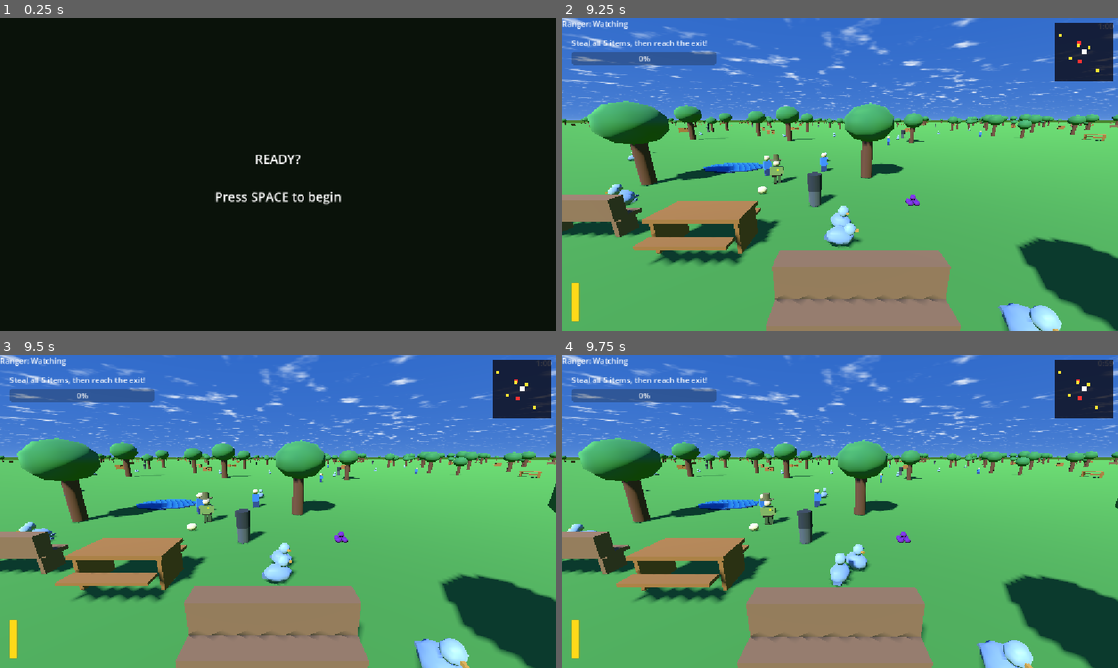
Above: before the commit, frames 1-4 (two rows, left to right).
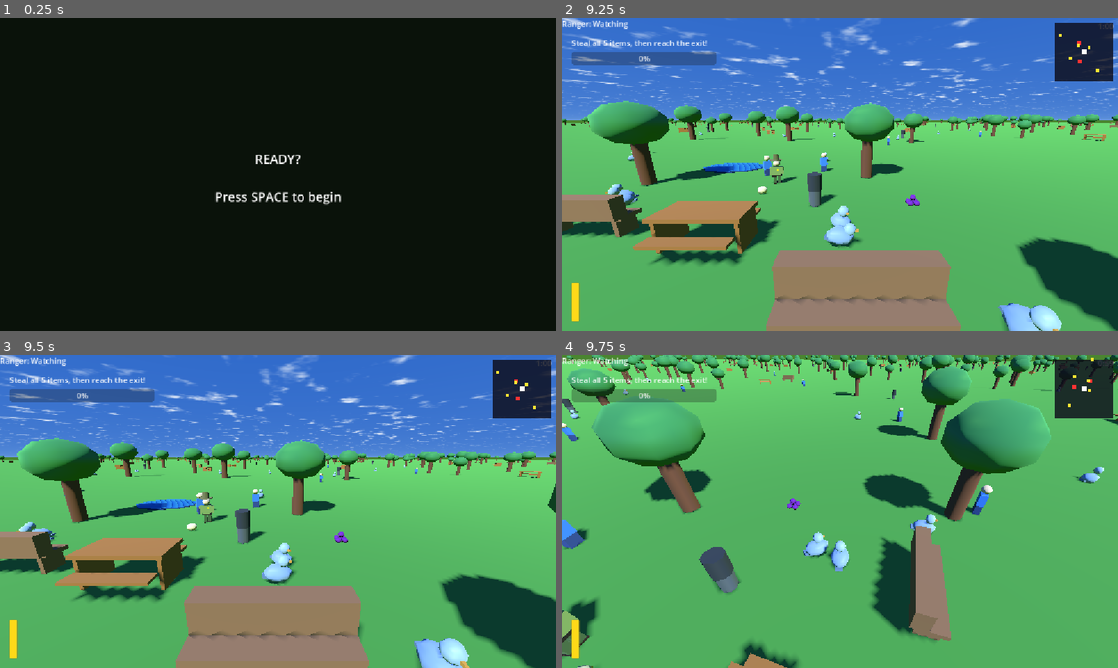
Above: after the commit, the same moments.

Repository: SkippyDoLittle/DontLookHuman
Game: Godot game, scene res://Main.tscn
Same seed, same stepped clock (60 frames per second), same inputs: the game is played once before the commit and once after it. This scene is started directly instead of the project's main scene.
Inputs (mouse positions are in pixels of both pictures, inside the frame that each line leads up to):
- Up to frame 1 (0.25 s): no input
- Up to frame 2 (9.25 s): tap Space at 0.5 s; move the mouse to (962, 158) at 0.52 s; hold D (move_right) 0.53-1.28 s; tap E (peck) at 0.6, 1.35, 2.3, 3.05, 3.6, 7.35, 8.3, 9.05 s; click (962, 158) at 0.67 s; tap Enter (ui_accept) at 0.77, 1.25, 1.52, 3.02, 3.5, 3.77, 7.52, 8, 9.02 s; move the mouse to (728, 190) at 1.27 s; hold S (move_back) 1.28-2.03 s; click (728, 190) at 1.42 s; tap R (restart) at 2, 7.25, 7.9 s; move the mouse to (895, 105) at 2.02 s; hold D (move_right) 2.03-2.78 s; hold Shift (run) 2.03-2.78 s; click (895, 105) at 2.17 s; move the mouse to (812, 237) at 2.77 s; hold W (move_forward) 2.78-3.53 s; tap H at 2.85, 8.85 s; click (812, 237) at 2.92 s; move the mouse to (1006, 221) at 3.52 s; hold A (move_left) 3.53-4.25 s; click (1006, 221) at 3.67 s; tap Escape (pause_game) at 4.15 s; click "RESUME (Escape)" at 4.25 s; click "AUDIO ▶" at 5 s; click "MAIN MENU" at 5.75 s; click "CONTROLS" at 6.5 s; move the mouse to (673, 127) at 7.27 s; hold A (move_left) 7.28-8.03 s; click (673, 127) at 7.42 s; move the mouse to (867, 174) at 8.02 s; hold S (move_back) 8.03-8.78 s; hold Shift (run) 8.03-8.78 s; click (867, 174) at 8.17 s; move the mouse to (756, 96) at 8.77 s; hold D (move_right) from 8.78 s (still down); click (756, 96) at 8.92 s
- Up to frame 3 (9.5 s): keep holding D (move_right)
- Up to frame 4 (9.75 s): move the mouse to (962, 495) at 9.52 s; release D (move_right) at 9.53 s; hold W (move_forward) from 9.53 s (still down); tap E (peck) at 9.6 s; click (962, 495) at 9.67 s

Frames 1-3 are identical in both runs. In frame 4, 65% of the frame differs, in the area x 0-100%, y 0-100%.

Commit message:
Fix core gameplay interaction bugs

Diff:
--- a/Main.tscn
+++ b/Main.tscn
@@ -5,7 +5,6 @@
 [ext_resource type="Script" uid="uid://cqvl4a5y5bpjp" path="res://ranger.gd" id="4_cm0pq"]
 [ext_resource type="Script" uid="uid://s8x4yqy1rlay" path="res://picnic_food.gd" id="5_fos0i"]
 [ext_resource type="Script" uid="uid://dpjy1itkpqr4o" path="res://escape_zone.gd" id="6_escz"]
-[ext_resource type="Script" uid="uid://c0j32a1bf6wsd" path="res://exit_area.gd" id="7_lgr22"]
 [ext_resource type="Script" uid="uid://n0wwguurpwxa" path="res://game_timer.gd" id="8_gtmr1"]
 [ext_resource type="Shader" uid="uid://vuanvjjixpkc" path="res://vignette.gdshader" id="9_vgnt1"]
 [ext_resource type="Shader" path="res://sky.gdshader" id="sky_1"]
@@ -1015,7 +1014,6 @@
 surface_material_override/0 = SubResource("StandardMaterial3D_lgr22")
 
 [node name="ExitArea" type="Area3D" parent="EscapeZone" unique_id=1598190625]
-script = ExtResource("7_lgr22")
 
 [node name="CollisionShape3D" type="CollisionShape3D" parent="EscapeZone/ExitArea" unique_id=636492439]
 shape = SubResource("BoxShape3D_u0gv2")
--- a/escape_zone.gd
+++ b/escape_zone.gd
@@ -1,16 +1,19 @@
-# escape_zone.gd — Attached to the EscapeZone Node3D in Main.tscn
-# Controls portal visibility (hidden until all food collected) and distance-based escape detection.
-# Note: game_timer.gd reads "escaped" from exit_area.gd (the Area3D), not this script.
+# escape_zone.gd — Attached to the reusable EscapeZone scene.
+# Owns portal visibility, its Area3D trigger, and escape validation.
 
 extends Node3D
 
-@export var exit_distance: float = 2.5
+signal player_escaped
 
 @onready var player:          Node3D = get_node("../Player") as Node3D
 @onready var objective_label: Label  = get_node("../HUD/ObjectiveStatus") as Label
+@onready var exit_area:       Area3D = $ExitArea
 
 var escaped:          bool = false
 var _portal_revealed: bool = false   # guard so the reveal chime fires only once
+
+func _ready() -> void:
+	exit_area.body_entered.connect(_on_body_entered)
 
 func _process(_delta: float) -> void:
 	if escaped:
@@ -25,14 +28,16 @@
 		_portal_revealed = true
 		SoundManager.play_portal()
 
-	if items_remaining > 0:
+
+func _on_body_entered(body: Node3D) -> void:
+	if escaped or body != player:
 		return
 
-	# Use 2D (XZ) distance to ignore any tiny Y-axis differences between player and portal.
-	var player_flat := Vector2(player.global_position.x, player.global_position.z)
-	var exit_flat   := Vector2(global_position.x, global_position.z)
+	var items_remaining: int = get_tree().get_nodes_in_group("collectibles").size()
+	if items_remaining > 0:
+		objective_label.text = "%d item(s) still out there — steal them first!" % items_remaining
+		return
 
-	if player_flat.distance_to(exit_flat) <= exit_distance:
-		escaped = true
-		objective_label.text = "YOU ESCAPED! City Park complete."
-		print("You escaped the park!")
+	escaped = true
+	objective_label.text = "YOU ESCAPED!"
+	player_escaped.emit()
--- a/exit_area.gd
+++ /dev/null
@@ -1,28 +0,0 @@
-# exit_area.gd — Attached to the ExitArea Area3D inside EscapeZone
-# Physics-based escape trigger. game_timer.gd reads THIS node's "escaped" flag to end the game.
-
-extends Area3D
-
-@onready var objective_label: Label = get_node("../../HUD/ObjectiveStatus") as Label
-
-var escaped: bool = false
-
-func _ready() -> void:
-	# body_entered fires when any physics body enters the Area3D collision shape.
-	# Event-driven: more reliable than checking distance every frame.
-	body_entered.connect(_on_body_entered)
-
-func _on_body_entered(body: Node3D) -> void:
-	if escaped:
-		return
-	if body.name != "Player":
-		return
-
-	var items_remaining: int = get_tree().get_nodes_in_group("collectibles").size()
-	if items_remaining > 0:
-		objective_label.text = "%d item(s) still out there — steal them first!" % items_remaining
-		return
-
-	escaped = true
-	objective_label.text = "YOU ESCAPED! Press R to play again."
-	print("You escaped the park!")
--- a/game_timer.gd
+++ b/game_timer.gd
@@ -15,7 +15,7 @@
 @onready var objective_label:   Label        = get_node("../HUD/ObjectiveStatus")
 @onready var suspicion_bar:     ProgressBar  = get_node("../HUD/SuspicionBar")
 @onready var ranger:            Node3D       = get_node("../Ranger")   # primary ranger (kept for compatibility)
-@onready var exit_area:         Node         = get_node("../EscapeZone/ExitArea")
+@onready var escape_zone:       Node         = get_node("../EscapeZone")
 @onready var _camera:           Camera3D     = get_node("../Player/SpringArm3D/Camera3D")
 @onready var _title_screen:     CanvasLayer  = get_node("../TitleScreen")
 @onready var _exit_marker:      MeshInstance3D = get_node("../EscapeZone/ExitMarker")
@@ -45,6 +45,11 @@
 var _help_hint:      Label  = null
 
 func _ready() -> void:
+	# SoundManager persists between scenes, so restart ambience if the previous
+	# level's result screen stopped it.
+	SoundManager.start_ambient()
+	escape_zone.connect("player_escaped", _on_player_escaped)
+
 	# Fade in from black on scene load.
 	var tween := create_tween()
 	tween.tween_property(_fade_overlay, "modulate:a", 0.0, 0.8)
@@ -164,10 +169,6 @@
 		if is_instance_valid(r) and bool(r.get("caught")):
 			_finish(false, "CAUGHT!")
 			return
-	if bool(exit_area.get("escaped")):
-		_finish(true, "ESCAPED!")
-		return
-
 	# ── TIMER ────────────────────────────────────────────────────────────────────
 	time_remaining = maxf(time_remaining - delta, 0.0)
 	_update_timer()
@@ -187,6 +188,9 @@
 
 	if time_remaining <= 0.0:
 		_finish(false, "TIME'S UP!")
+
+func _on_player_escaped() -> void:
+	_finish(true, "ESCAPED!")
 
 func _update_timer() -> void:
 	# ceili() rounds UP so the display reads "1" while any fraction of a second remains.
--- a/pause_menu.gd
+++ b/pause_menu.gd
@@ -40,6 +40,7 @@
 func _on_resume_pressed() -> void:
 	visible = false
 	get_tree().paused = false
+	Input.set_mouse_mode(Input.MOUSE_MODE_CAPTURED)
 
 func _on_main_menu_pressed() -> void:
 	# Unpause before changing scene — otherwise MainMenu.tscn inherits the paused state.
--- a/picnic_food.gd
+++ b/picnic_food.gd
@@ -1,5 +1,5 @@
 # picnic_food.gd — Attached to each PicnicFood node
-# Detects proximity collection, plays effects, and removes the node.
+# Detects a nearby player peck, plays effects, and removes the node.
 # Each instance is independent — PicnicFood and PicnicFood2 have separate "collected" flags.
 
 extends Node3D
@@ -22,7 +22,10 @@
 	if collected:
 		return
 
-	if global_position.distance_to(player.global_position) <= collect_distance:
+	if (
+		global_position.distance_to(player.global_position) <= collect_distance
+		and bool(player.call("try_consume_peck"))
+	):
 		collected = true
 		SoundManager.play_collect()
 		_spawn_burst()
--- a/player.gd
+++ b/player.gd
@@ -30,6 +30,7 @@
 var is_pecking:          bool  = false
 var peck_time:           float = 0.0
 var peck_cooldown_timer: float = 0.0
+var _peck_consumed:      bool  = false
 
 # Head/beak resting positions — recorded in _ready() so animations can offset from them.
 var head_y_rest: float = 0.0
@@ -193,6 +194,7 @@
 	if Input.is_action_just_pressed("peck") and not is_pecking and peck_cooldown_timer <= 0.0 and not sprinting:
 		is_pecking = true
 		peck_time  = 0.0
+		_peck_consumed = false
 		SoundManager.play_peck()
 
 	# ── PECK ANIMATION ───────────────────────────────────────────────────────────
@@ -237,3 +239,11 @@
 	if is_on_wall() and _wall_bump_cooldown <= 0.0:
 		SoundManager.play_wall_bump()
 		_wall_bump_cooldown = 0.6
+
+# Lets one nearby food item claim the current peck. Keeping this state on the
+# player prevents overlapping collectibles from all responding to the same input.
+func try_consume_peck() -> bool:
+	if not is_pecking or _peck_consumed:
+		return false
+	_peck_consumed = true
+	return true
--- a/scenes/gameplay/EscapeZone.tscn
+++ b/scenes/gameplay/EscapeZone.tscn
@@ -1,7 +1,6 @@
 [gd_scene format=3 uid="uid://scesczonetscn"]
 
 [ext_resource type="Script" uid="uid://dpjy1itkpqr4o" path="res://escape_zone.gd" id="1_escape"]
-[ext_resource type="Script" uid="uid://c0j32a1bf6wsd" path="res://exit_area.gd" id="2_exitarea"]
 
 ; ── SUB-RESOURCES ─────────────────────────────────────────────────────────────
 
@@ -26,9 +25,8 @@
 mesh = SubResource("BoxMesh_marker")
 surface_material_override/0 = SubResource("StandardMaterial3D_green")
 
-; Area3D trigger — exit_area.gd fires on body_entered to set the "escaped" flag.
+; Area3D trigger — EscapeZone owns and handles body_entered.
 [node name="ExitArea" type="Area3D" parent="."]
-script = ExtResource("2_exitarea")
 
 [node name="CollisionShape3D" type="CollisionShape3D" parent="ExitArea"]
 shape = SubResource("BoxShape3D_trigger")
--- a/sound_manager.gd
+++ b/sound_manager.gd
@@ -46,7 +46,10 @@
 		add_child(p)
 		p.bus = "SFX"
 
-	_ambient.play()   # loops forever; no need to call again
+	# Ambient audio is controlled independently by the Music slider. SoundManager is
+	# an autoload, so level scenes explicitly restart it through start_ambient().
+	_ambient.bus = "Music"
+	start_ambient()
 
 # ── PUBLIC API ───────────────────────────────────────────────────────────────────
 
@@ -59,7 +62,13 @@
 func play_portal()  -> void: _portal.play()
 func play_exhaust()   -> void: _exhaust.play()
 func play_wall_bump() -> void: _wall_bump.play()
-func stop_ambient()   -> void: _ambient.stop()
+
+func start_ambient() -> void:
+	if not _ambient.playing:
+		_ambient.play()
+
+func stop_ambient() -> void:
+	_ambient.stop()
 
 func play_step(sprint: bool) -> void:
 	if sprint: _step_run.play()
Not shown, removed: exit_area.gd.uid
